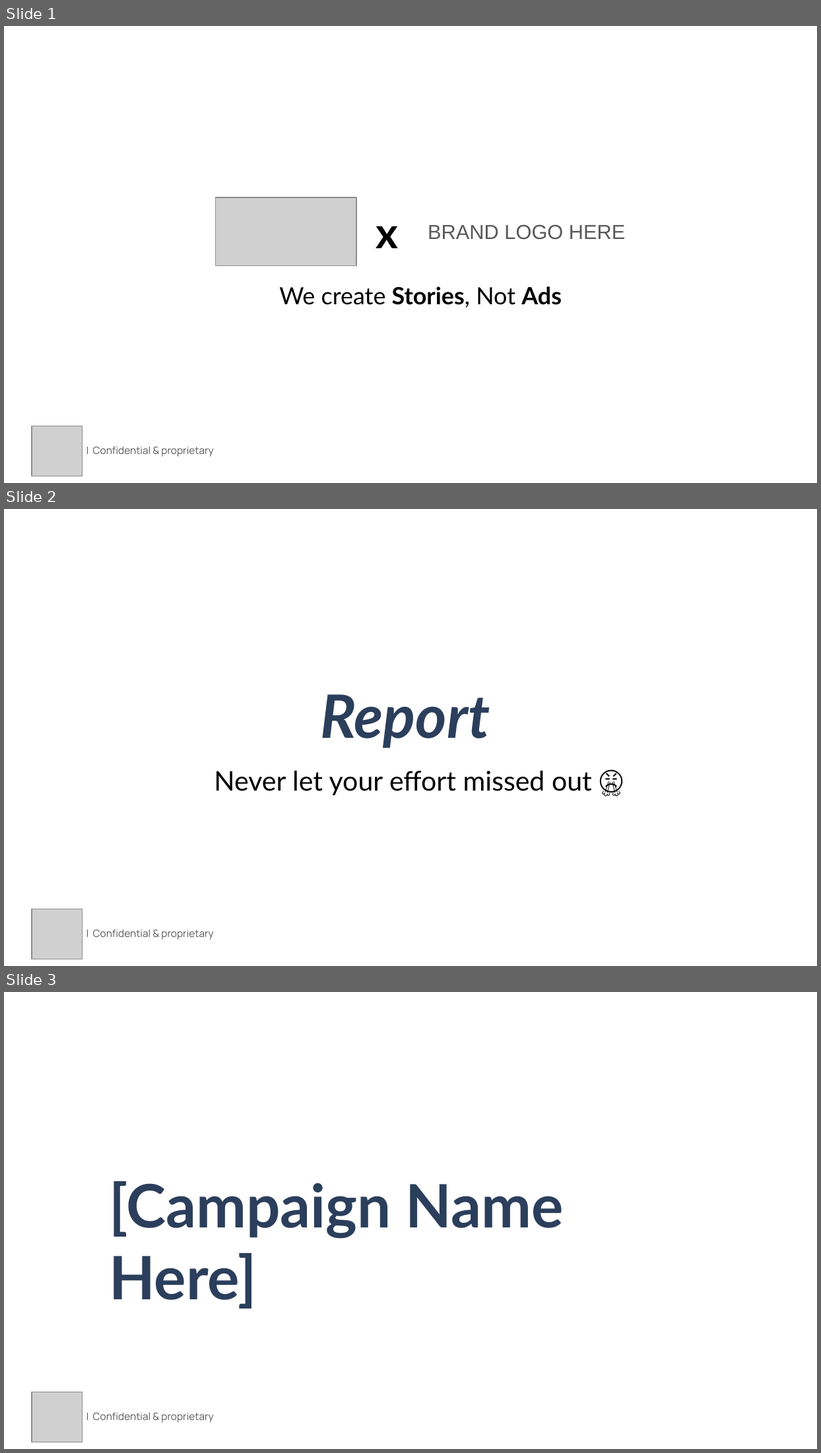
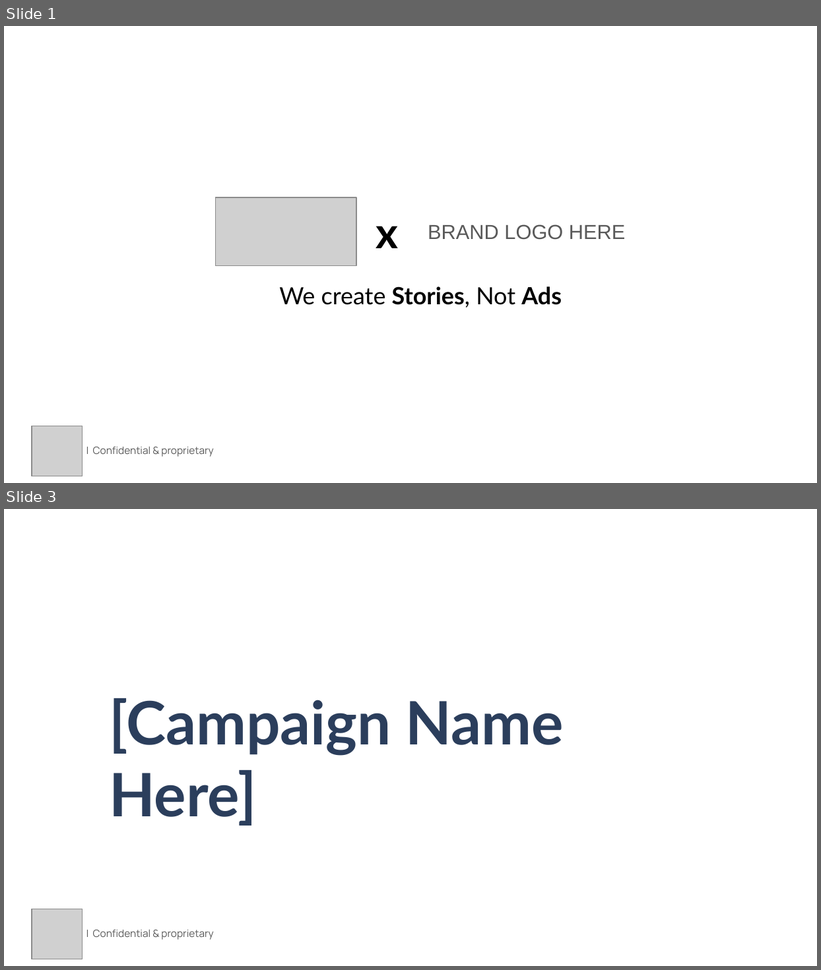
Before and after one commit to phyoai/phyo_report_generator, a slide deck: backend/Campaign_Report_PyroMedia.pptx. Shown one above the other, each under a label of ours: slides 1, 2 and 3 before the commit, slides 1 and 3 after it; the slides between them are not shown. The pictures are 821x1453 and 821x970 pixels, drawn with LibreOffice and Linux fonts; fonts in the diff are those of the drawing; grey boxes stand for pictures. Boxes give left, top, right and bottom in pixels: in the first picture for what was removed or moved away, otherwise in the second. Text is boxed around its words. In the diff, an @@ line names an element or a change of style, - is before the commit and + after.

Commit message:
Improve report UI and dynamic PPT slide rendering

```diff
--- a/backend/Campaign_Report_PyroMedia.pptx
+++ b/backend/Campaign_Report_PyroMedia.pptx
@@ slide 2 removed at bbox=[4, 509, 817, 966], background #FFFFFF @@
@@ text removed at bbox=[320, 694, 490, 749] @@
-Report
@@ text removed at bbox=[214, 770, 592, 795] @@
-Never let your effort missed out 😤
@@ picture removed at bbox=[32, 909, 82, 960] @@
@@ text removed at bbox=[93, 929, 213, 940] @@
-| Confidential & proprietary
```
Also in this commit, not shown: 4 slides changed, 1 slide added, 4 other files.
